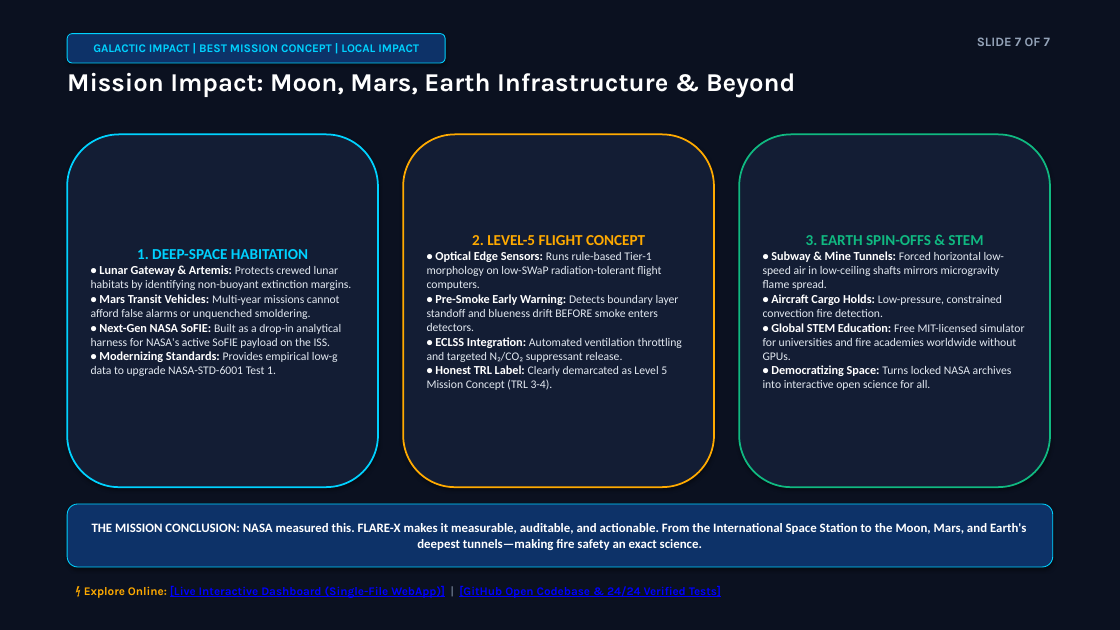
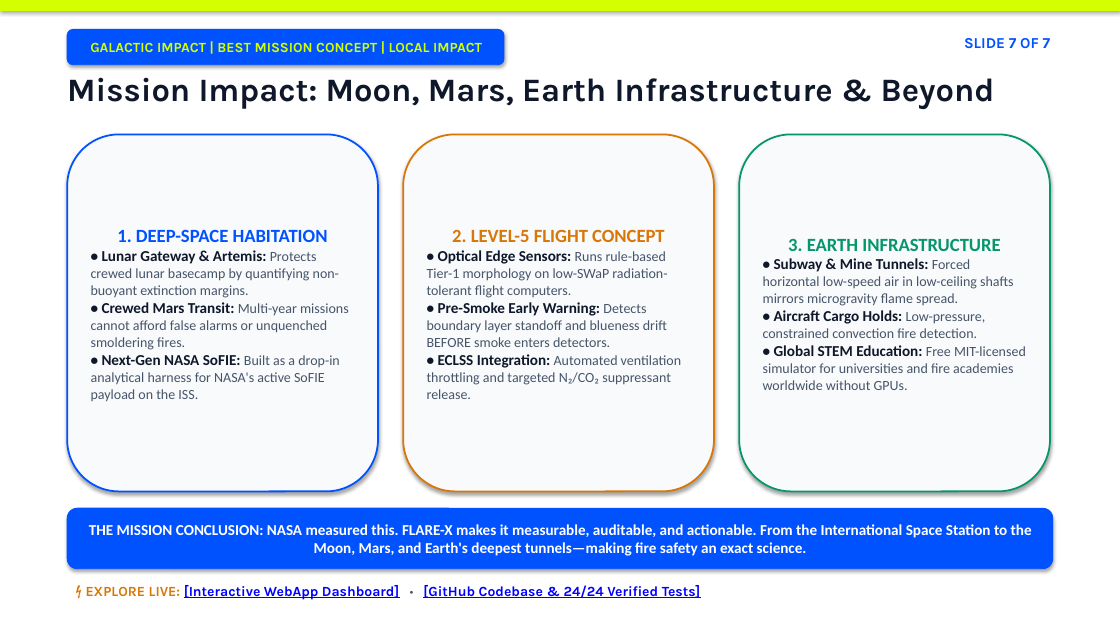
Before and after one commit to parthcoep-bot/Nasa-Space-app-challenge, a slide deck: slide 7 of FLARE-X_NASA_Space_Apps_7Slides.pptx. Drawn at 1120x630 pixels with LibreOffice and Linux fonts; fonts in the diff are those of the drawing. Boxes give left, top, right and bottom in pixels: in the first picture for what was removed or moved away, otherwise in the second. Text is boxed around its words. In the diff, an @@ line names an element or a change of style, - is before the commit and + after.

```diff
--- a/FLARE-X_NASA_Space_Apps_7Slides.pptx
+++ b/FLARE-X_NASA_Space_Apps_7Slides.pptx
@@ rectangle at [0,0,1120,630]: fill #0B1120 to #FFFFFF; outline #0B1120 0.75 pt to #FFFFFF 0.75 pt @@
@@ rectangle added at [0,0,1120,10], fill #D4FF00, outline #D4FF00 0.75 pt @@
@@ rounded rectangle "GALACTIC IMPACT | BEST MISSION ...": place and size @@
-rounded rectangle "GALACTIC IMPACT | BEST MISSION ..." at [67,34,445,63]
+rounded rectangle "GALACTIC IMPACT | BEST MISSION ..." at [67,29,504,65]
@@ rounded rectangle "GALACTIC IMPACT | BEST MISSION ..." at [67,29,504,65]: size 10 to 12 pt, text colour #00D2FF to #D4FF00; fill #0D3268 to #0052FF; outline #00D2FF 0.75 pt to #0052FF 0.75 pt @@
@@ text "SLIDE 7 OF 7": place and size @@
-text "SLIDE 7 OF 7" at [977,37,1050,46]
+text "SLIDE 7 OF 7" at [964,38,1051,48]
@@ text "SLIDE 7 OF 7" at [964,38,1051,48]: size 11 to 13 pt, text colour #94A3B8 to #0052FF @@
@@ text "Mission Impact: Moon, Mars, Earth ..." at [67,77,995,109]: size 22 to 28 pt, text colour #FFFFFF to #0F172A @@
@@ rounded rectangle "1. DEEP-SPACE HABITATION": place and size @@
-rounded rectangle "1. DEEP-SPACE HABITATION" at [67,134,378,487]
+rounded rectangle "1. DEEP-SPACE HABITATION" at [67,134,378,492]
@@ rounded rectangle "1. DEEP-SPACE HABITATION" at [67,134,378,492]: fill #131D34 to #F8FAFC; outline #00D2FF 1.5 pt to #0052FF 1.5 pt @@
@@ rounded rectangle "2. LEVEL-5 FLIGHT CONCEPT": place and size @@
-rounded rectangle "2. LEVEL-5 FLIGHT CONCEPT" at [403,134,714,487]
+rounded rectangle "2. LEVEL-5 FLIGHT CONCEPT" at [403,134,714,492]
@@ rounded rectangle "2. LEVEL-5 FLIGHT CONCEPT" at [403,134,714,492]: size 13 to 16 pt, text colour #FFAA00 to #D97706 in "2. LEVEL-5 FLIGHT CONCEPT"; size 10.5 to 13 pt, text colour #FFFFFF to #0F172A in "• Optical Edge Sensors:", "• Pre-Smoke Early Warning:", "• ECLSS Integration:"; size 10 to 12 pt, text colour #E2E8F0 to #475569 in "Runs rule-based Tier-1 morphology on low-SWaP radiation-tole ...", "Detects boundary layer standoff and blueness drift ...", "Automated ventilation throttling and targeted N₂/CO₂ suppres ..."; fill #131D34 to #F8FAFC; outline #FFAA00 1.5 pt to #D97706 1.5 pt @@
@@ rounded rectangle "3. EARTH INFRASTRUCTURE": place and size @@
-rounded rectangle "3. EARTH INFRASTRUCTURE" at [739,134,1050,487]
+rounded rectangle "3. EARTH INFRASTRUCTURE" at [739,134,1050,492]
@@ rounded rectangle "3. EARTH INFRASTRUCTURE" at [739,134,1050,492]: fill #131D34 to #F8FAFC; outline #10B981 1.5 pt to #059669 1.5 pt @@
@@ text in rounded rectangle at [91,229,340,401]: size 13 to 16 pt, text colour #00D2FF to #0052FF in "1. DEEP-SPACE HABITATION"; size 10.5 to 13 pt, text colour #FFFFFF to #0F172A in "• Next-Gen NASA SoFIE:"; size 10 to 12 pt, text colour #E2E8F0 to #475569 in "Built as a drop-in analytical harness for ..." @@
@@ text in rounded rectangle at [788,238,1000,251]: text changed; size 13 to 16 pt; text colour #10B981 to #059669 @@
-3. EARTH SPIN-OFFS & STEM
+3. EARTH INFRASTRUCTURE
@@ text in rounded rectangle at [91,250,349,350]: text changed; size 10 to 12 pt; text colour #E2E8F0 to #475569 @@
-• Lunar Gateway & Artemis: Protects crewed lunar habitats by identifying non-buoyant extinction margins.
-• Mars Transit Vehicles: Multi-year missions cannot afford false alarms or unquenched smoldering.
+• Lunar Gateway & Artemis: Protects crewed lunar basecamp by quantifying non-buoyant extinction margins.
+• Crewed Mars Transit: Multi-year missions cannot afford false alarms or unquenched smoldering fires.
@@ text in rounded rectangle at [763,258,1026,390]: size 10.5 to 13 pt, text colour #FFFFFF to #0F172A in "• Subway & Mine Tunnels:", "• Aircraft Cargo Holds:", "• Global STEM Education:"; size 10 to 12 pt, text colour #E2E8F0 to #475569 in "Forced horizontal low-speed air in low-ceiling shafts ...", "Low-pressure, constrained convection fire detection.", "Free MIT-licensed simulator for universities and fire ..." @@
@@ text in rounded rectangle at [91,351,338,376]: paragraph removed @@
-• Modernizing Standards: Provides empirical low-g data to upgrade NASA-STD-6001 Test 1.
@@ text in rounded rectangle at [427,365,667,390]: paragraph removed @@
-• Honest TRL Label: Clearly demarcated as Level 5 Mission Concept (TRL 3-4).
@@ text in rounded rectangle at [763,365,1012,390]: paragraph removed @@
-• Democratizing Space: Turns locked NASA archives into interactive open science for all.
@@ rounded rectangle "THE MISSION CONCLUSION: NASA measured ...": place and size @@
-rounded rectangle "THE MISSION CONCLUSION: NASA measured ..." at [67,504,1053,567]
+rounded rectangle "THE MISSION CONCLUSION: NASA measured ..." at [67,508,1053,569]
@@ rounded rectangle "THE MISSION CONCLUSION: NASA measured ..." at [67,508,1053,569]: size 11 to 13 pt; fill #0D3268 to #0052FF; outline #00D2FF 0.75 pt to #0052FF 0.75 pt @@
@@ text at [86,585,701,600]: text changed; size 10 to 12 pt @@
-⚡ Explore Online: [Live Interactive Dashboard (Single-File WebApp)] | [GitHub Open Codebase & 24/24 Verified Tests]
+⚡ EXPLORE LIVE: [Interactive WebApp Dashboard] • [GitHub Codebase & 24/24 Verified Tests]
```
Also in this commit, not shown: 5 other slides changed, 1 slide added, 1 slide removed, 9 other files.
